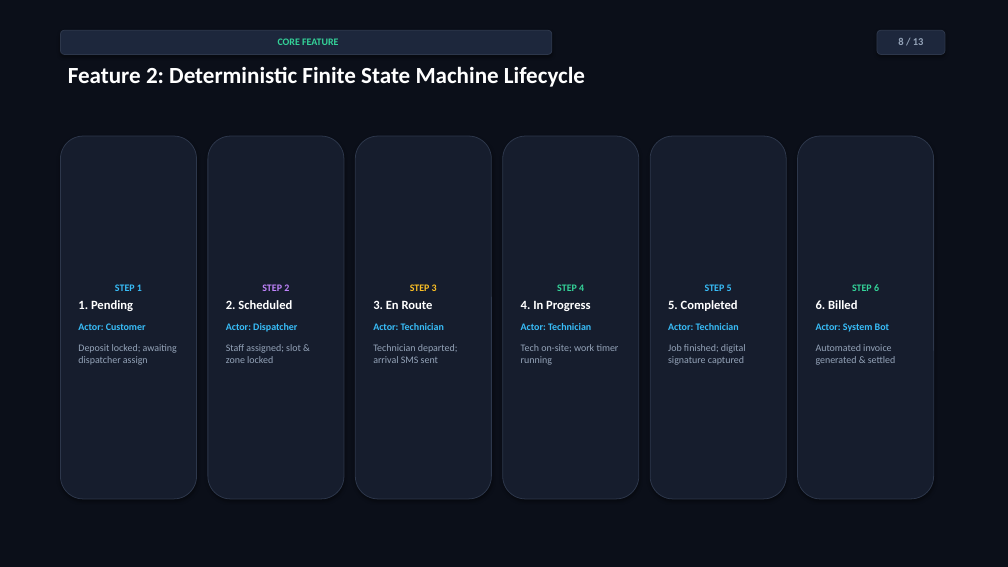
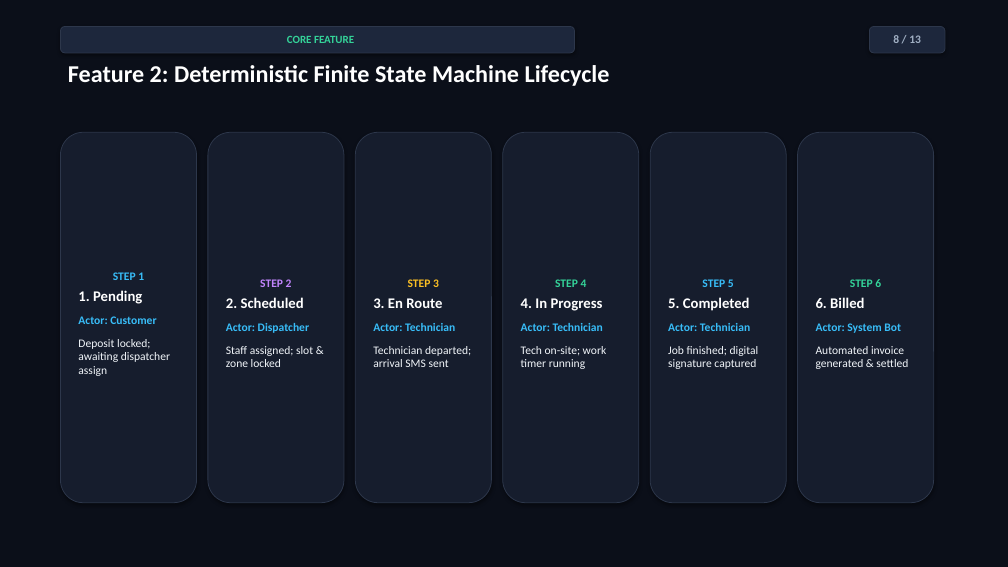
Before and after one commit to WarRinOP/operations-scheduling-platform, a slide deck: slide 8 of docs/presentation_slides.pptx. Drawn at 1008x567 pixels with LibreOffice and Linux fonts; fonts in the diff are those of the drawing. Boxes give left, top, right and bottom in pixels: in the first picture for what was removed or moved away, otherwise in the second. Text is boxed around its words. In the diff, an @@ line names an element or a change of style, - is before the commit and + after.

```diff
--- a/docs/presentation_slides.pptx
+++ b/docs/presentation_slides.pptx
@@ rounded rectangle "CORE FEATURE": place and size @@
-rounded rectangle "CORE FEATURE" at bbox=[60, 30, 552, 54]
+rounded rectangle "CORE FEATURE" at bbox=[60, 26, 575, 53]
@@ rounded rectangle "CORE FEATURE" at bbox=[60, 26, 575, 53]: size 9.5 to 10.5 pt @@
@@ rounded rectangle "8 / 13": place and size @@
-rounded rectangle "8 / 13" at bbox=[877, 30, 945, 54]
+rounded rectangle "8 / 13" at bbox=[870, 26, 945, 53]
@@ rounded rectangle "8 / 13" at bbox=[870, 26, 945, 53]: size 10 to 11 pt, text colour #94A3B8 to #A0AFC3 @@
@@ text "Feature 2: Deterministic Finite State ..." at bbox=[68, 65, 610, 86]: size 22 to 23 pt @@
@@ rounded rectangle "STEP 1": place and size @@
-rounded rectangle "STEP 1" at bbox=[60, 136, 197, 499]
+rounded rectangle "STEP 1" at bbox=[60, 132, 197, 503]
@@ rounded rectangle "STEP 1" at bbox=[60, 132, 197, 503]: size 9.5 to 11 pt in "STEP 1", "Actor: Customer", "Deposit locked; awaiting dispatcher assign"; size 12 to 14 pt in "1. Pending"; text colour #94A3B8 to #F1F5F9 in "Deposit locked; awaiting dispatcher assign" @@
@@ rounded rectangle "STEP 2": place and size @@
-rounded rectangle "STEP 2" at bbox=[208, 136, 344, 499]
+rounded rectangle "STEP 2" at bbox=[208, 132, 344, 503]
@@ rounded rectangle "STEP 2" at bbox=[208, 132, 344, 503]: size 9.5 to 11 pt in "STEP 2", "Actor: Dispatcher", "Staff assigned; slot & zone locked"; size 12 to 14 pt in "2. Scheduled"; text colour #94A3B8 to #F1F5F9 in "Staff assigned; slot & zone locked" @@
@@ rounded rectangle "STEP 3": place and size @@
-rounded rectangle "STEP 3" at bbox=[355, 136, 492, 499]
+rounded rectangle "STEP 3" at bbox=[355, 132, 492, 503]
@@ rounded rectangle "STEP 3" at bbox=[355, 132, 492, 503]: size 9.5 to 11 pt in "STEP 3", "Actor: Technician", "Technician departed; arrival SMS sent"; size 12 to 14 pt in "3. En Route"; text colour #94A3B8 to #F1F5F9 in "Technician departed; arrival SMS sent" @@
@@ rounded rectangle "STEP 4": place and size @@
-rounded rectangle "STEP 4" at bbox=[503, 136, 639, 499]
+rounded rectangle "STEP 4" at bbox=[503, 132, 639, 503]
@@ rounded rectangle "STEP 4" at bbox=[503, 132, 639, 503]: size 9.5 to 11 pt in "STEP 4", "Actor: Technician", "Tech on-site; work timer running"; size 12 to 14 pt in "4. In Progress"; text colour #94A3B8 to #F1F5F9 in "Tech on-site; work timer running" @@
@@ rounded rectangle "STEP 5": place and size @@
-rounded rectangle "STEP 5" at bbox=[650, 136, 786, 499]
+rounded rectangle "STEP 5" at bbox=[650, 132, 786, 503]
@@ rounded rectangle "STEP 5" at bbox=[650, 132, 786, 503]: size 9.5 to 11 pt in "STEP 5", "Actor: Technician", "Job finished; digital signature captured"; size 12 to 14 pt in "5. Completed"; text colour #94A3B8 to #F1F5F9 in "Job finished; digital signature captured" @@
@@ rounded rectangle "STEP 6": place and size @@
-rounded rectangle "STEP 6" at bbox=[798, 136, 934, 499]
+rounded rectangle "STEP 6" at bbox=[798, 132, 934, 503]
@@ rounded rectangle "STEP 6" at bbox=[798, 132, 934, 503]: size 9.5 to 11 pt in "STEP 6", "Actor: System Bot", "Automated invoice generated & settled"; size 12 to 14 pt in "6. Billed"; text colour #94A3B8 to #F1F5F9 in "Automated invoice generated & settled" @@
```
Also in this commit, not shown: 12 other slides changed, 1 other file.
